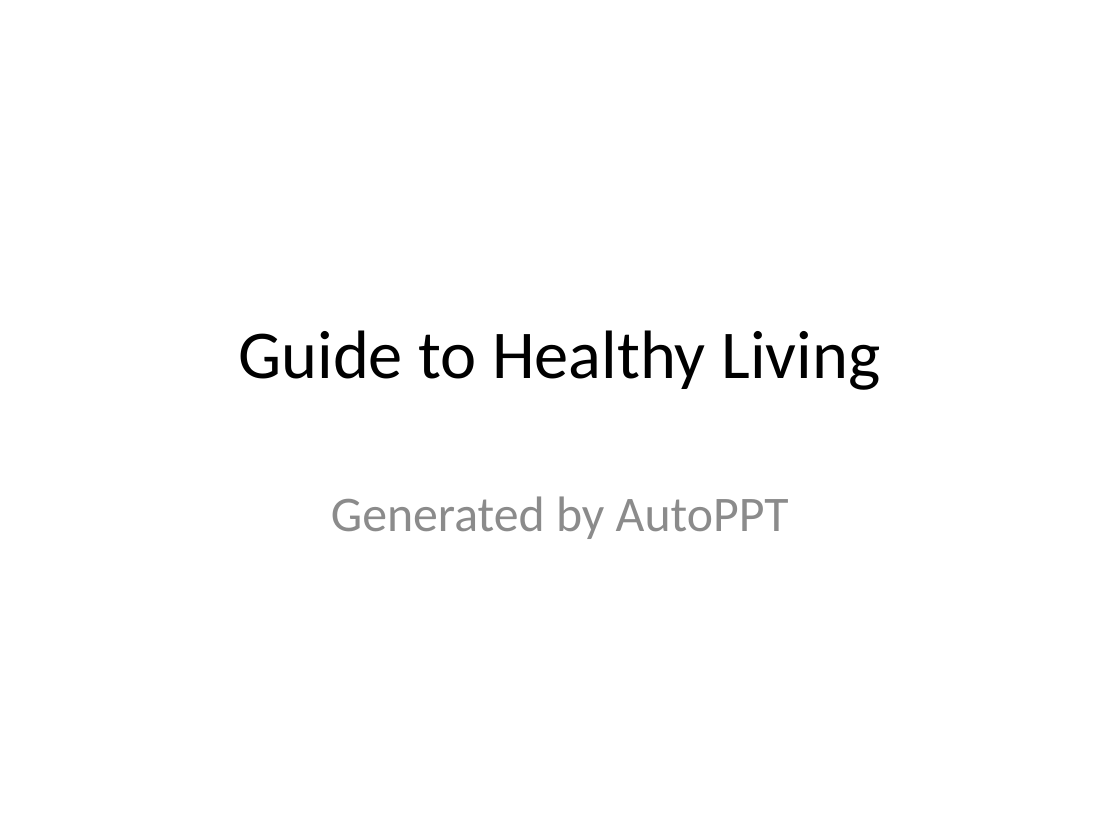
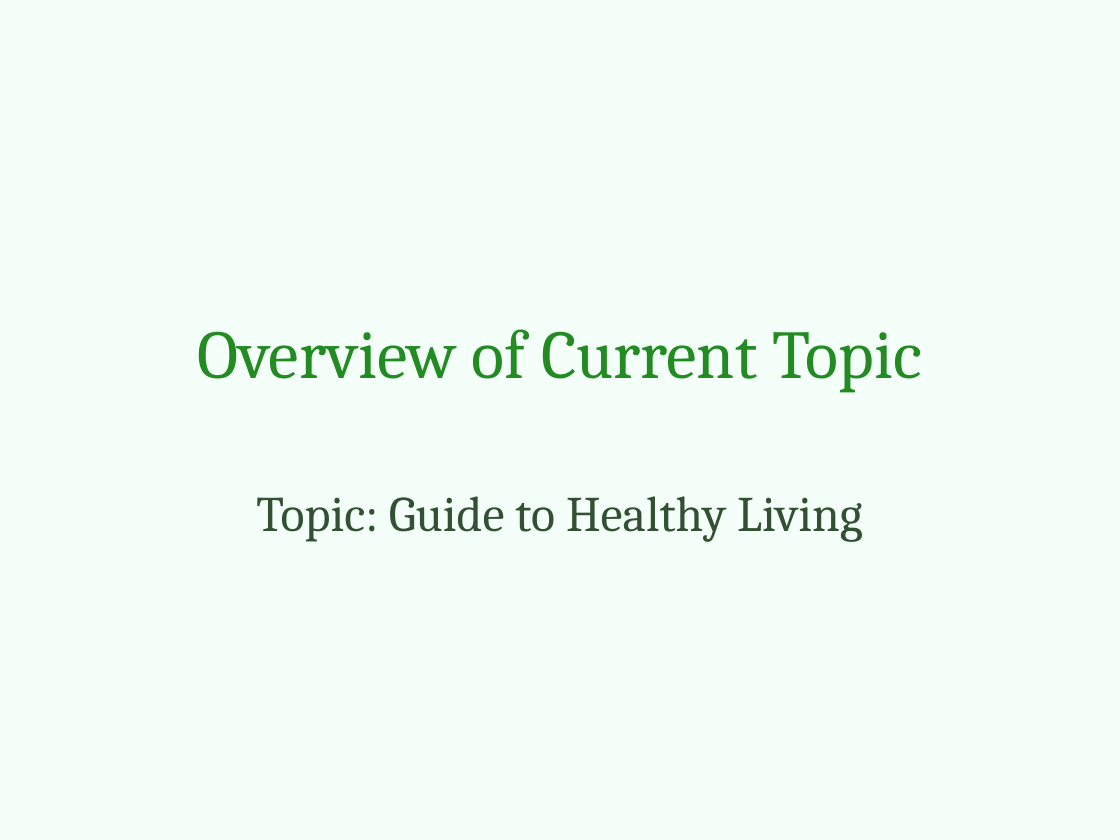
Before and after one commit to yeasy/AutoPPT, a slide deck: slide 1 of samples/en_life.pptx. Drawn at 1120x840 pixels with LibreOffice and Linux fonts; fonts in the diff are those of the drawing. Boxes give left, top, right and bottom in pixels: in the first picture for what was removed or moved away, otherwise in the second. Text is boxed around its words. In the diff, an @@ line names an element or a change of style, - is before the commit and + after.

```diff
--- a/samples/en_life.pptx
+++ b/samples/en_life.pptx
@@ background #FFFFFF to #F5FFFA @@
@@ title at bbox=[197, 329, 922, 393]: text changed; font Calibri to Cambria; text colour #000000 to #228B22 @@
-Guide to Healthy Living
+Overview of Current Topic
@@ subtitle at bbox=[256, 496, 863, 542]: text changed; font Calibri to Cambria; text colour #8C8C8C to #325032 @@
-Generated by AutoPPT
+Topic: Guide to Healthy Living
```
Also in this commit, not shown: 10 slides added, 3 slides removed, 12 other files.
